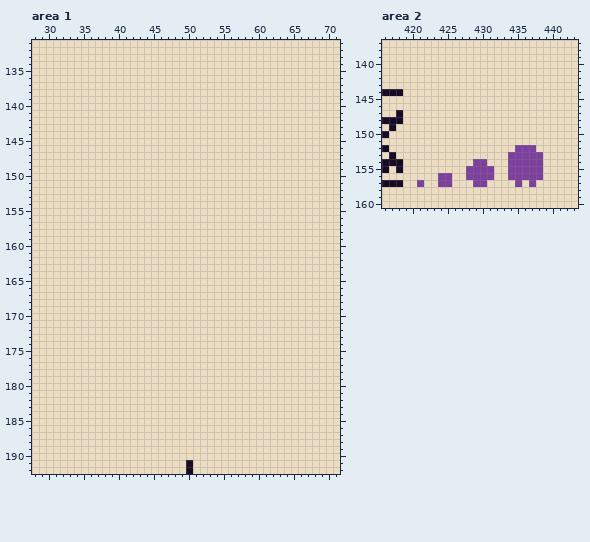
A pixel-art file gets an edit: Infinite Menagerie_texture_atlas.aseprite. Above: the version before the commit.
1195x300 pixels, 1 frame. Colours within 5 levels of each other are drawn and written as one. Shown: area 1: x 28..71, y 131..192; area 2: x 416..443, y 137..160.
New version:
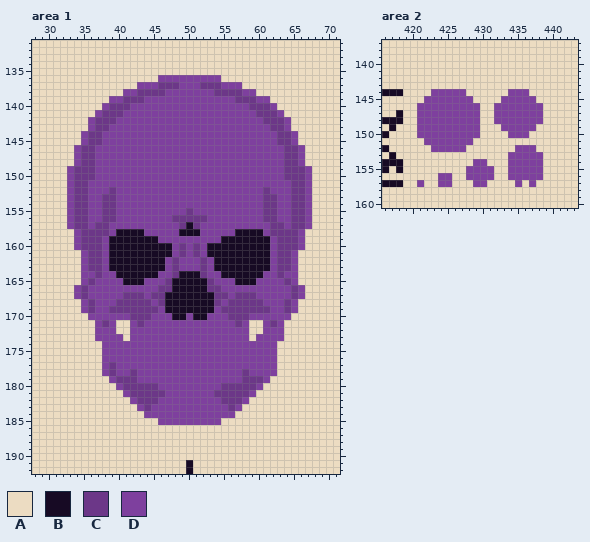
Palette (. is transparent): A #ecdcc2  B #170a24  C #6c3788  D #7e409e
Difference:
Changed rows in their new state; - is an unchanged pixel.
Area 1, layer "character":
first column x 33:
136 -------------DDDDDDDDD-------------
137 ----------DDDCCCDDDCCCDDD----------
138 --------DDCCCCDDDDDDDCCCCDD--------
139 ------DDCCCDDDDDDDDDDDDDCCCDD------
140 -----DCCCDDDDDDDDDDDDDDDDDCCCD-----
141 ----DCCCDDDDDDDDDDDDDDDDDDDCCCD----
142 ---DCCCDDDDDDDDDDDDDDDDDDDDDCCCD---
143 ---DCCDDDDDDDDDDDDDDDDDDDDDDDCCD---
144 --DCCDDDDDDDDDDDDDDDDDDDDDDDDDCCD--
145 --DCCDDDDDDDDDDDDDDDDDDDDDDDDDCCD--
146 -DCCDDDDDDDDDDDDDDDDDDDDDDDDDDDCCD-
147 -DCCDDDDDDDDDDDDDDDDDDDDDDDDDDDCCD-
148 -DCCDDDDDDDDDDDDDDDDDDDDDDDDDDDCCD-
149 DCCCDDDDDDDDDDDDDDDDDDDDDDDDDDDCCCD
150 DCCCDDDDDDDDDDDDDDDDDDDDDDDDDDDCCCD
151 DCCDDDDDDDDDDDDDDDDDDDDDDDDDDDDDCCD
152 DCCDDDCDDDDDDDDDDDDDDDDDDDDDCDDDCCD
153 DCCDDCCDDDDDDDDDDDDDDDDDDDDDCCDDCCD
154 DCCDDCCDDDDDDDDDDDDDDDDDDDDDCCDDCCD
155 DCCDDCCDDDDDDDDDDCDDDDDDDDDDCCDDCCD
156 DCCDDCCDDDDDDDDCCCCCDDDDDDDDCCDDCCD
157 DCCDCCDDDDDDDDDDCBCDDDDDDDDDDCCDCCD
158 -DCCCCDBBBBDDDDDBBBDDDDDBBBBDCCCCD-
159 -DCCCDBBBBBBBDDDDDDDDDBBBBBBBDCCCD-
160 -DCCCDBBBBBBBBBDCDCDBBBBBBBBBDCCCD-
161 --DCCDBBBBBBBBBDCDCDBBBBBBBBBDCCD--
162 --DCCDBBBBBBBBDCDDDCDBBBBBBBBDCCD--
163 --DCCDBBBBBBBBDCDDDCDBBBBBBBBDCCD--
164 --DDCDDBBBBBBDDCBBBCDDBBBBBBDDCDD--
165 --DCDDDDBBBDDDCBBBBBCDDDBBBDDDDCD--
166 -DCDDDDDDDDDDCCBBBBBCCDDDDDDDDDDCD-
167 -DCDDDDDCCCDCCBBBBBBBCCDCCCDDDDDCD-
168 --DCDDDCCCCCDCBBBBBBBCDCCCCCDDDCD--
169 --DCDDCCCCCCCDBBBBBBBDCCCCCCCDDCD--
170 ---DDDDDDCCCDDDBBDBBDDDCCCDDDDDD---
171 ----DCD--DCDDDDDDDDDDDDDCD--DCD----
172 ----DDD--DDDDDDDDDDDDDDDDD--DDD----
173 ----DDDD-DDDDDDDDDDDDDDDDD-DDDD----
174 -----DDDDDDDDDDDDDDDDDDDDDDDDD-----
175 -----DDDDDDDDDDDDDDDDDDDDDDDDD-----
176 -----DDDDDDDDDDDDDDDDDDDDDDDDD-----
177 -----DCDDDDDDDDDDDDDDDDDDDDDDD-----
178 -----DCDDCDDDDDDDDDDDDDDDCDDDD-----
179 ------DCCCDDDDDDDDDDDDDDDCCCD------
180 -------DCCCCCDDDDDDDDDCCCCCD-------
181 --------DCCCCCDDDDDDDCCCCCD--------
182 ---------DCCCDDDDDDDDDCCCD---------
183 ----------DCDDDDDDDDDDDCD----------
184 -----------DDDDDDDDDDDDD-----------
185 -------------DDDDDDDDD-------------
Area 2, layer "character":
first column x 421:
144 --DDDDD------DDD--
145 -DDDDDDD----DDDDD-
146 DDDDDDDDD--DDDDDDD
147 DDDDDDDDD--DDDDDDD
148 DDDDDDDDD--DDDDDDD
149 DDDDDDDDD---DDDDD-
150 DDDDDDDDD----DDD--
151 -DDDDDDD----------
152 --DDDDD-----------
Pixel boxes of the changes (left, top, right, bottom) in both pictures:
changed: (67, 75, 312, 425)
changed: (417, 89, 543, 152)
